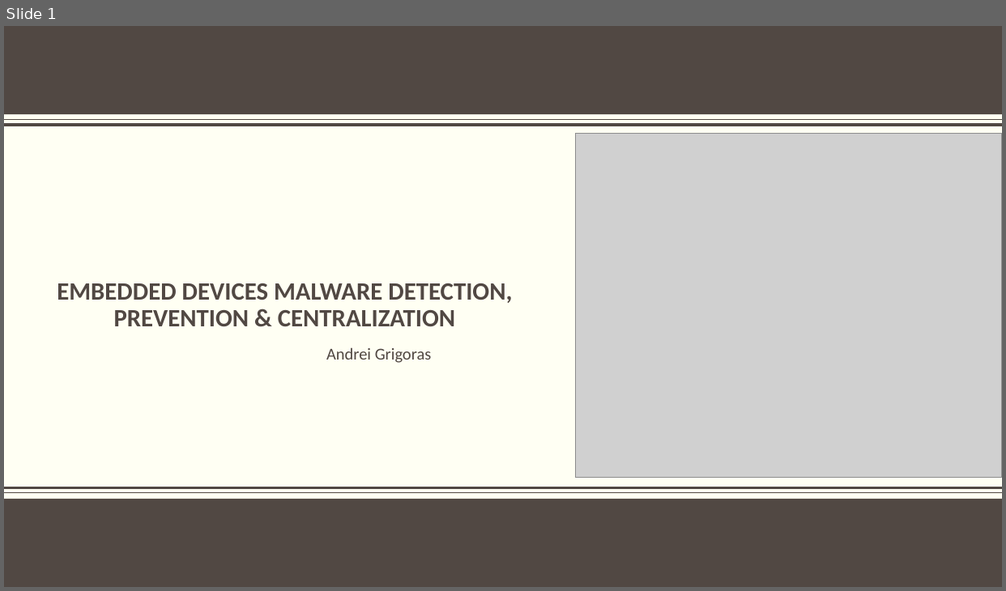
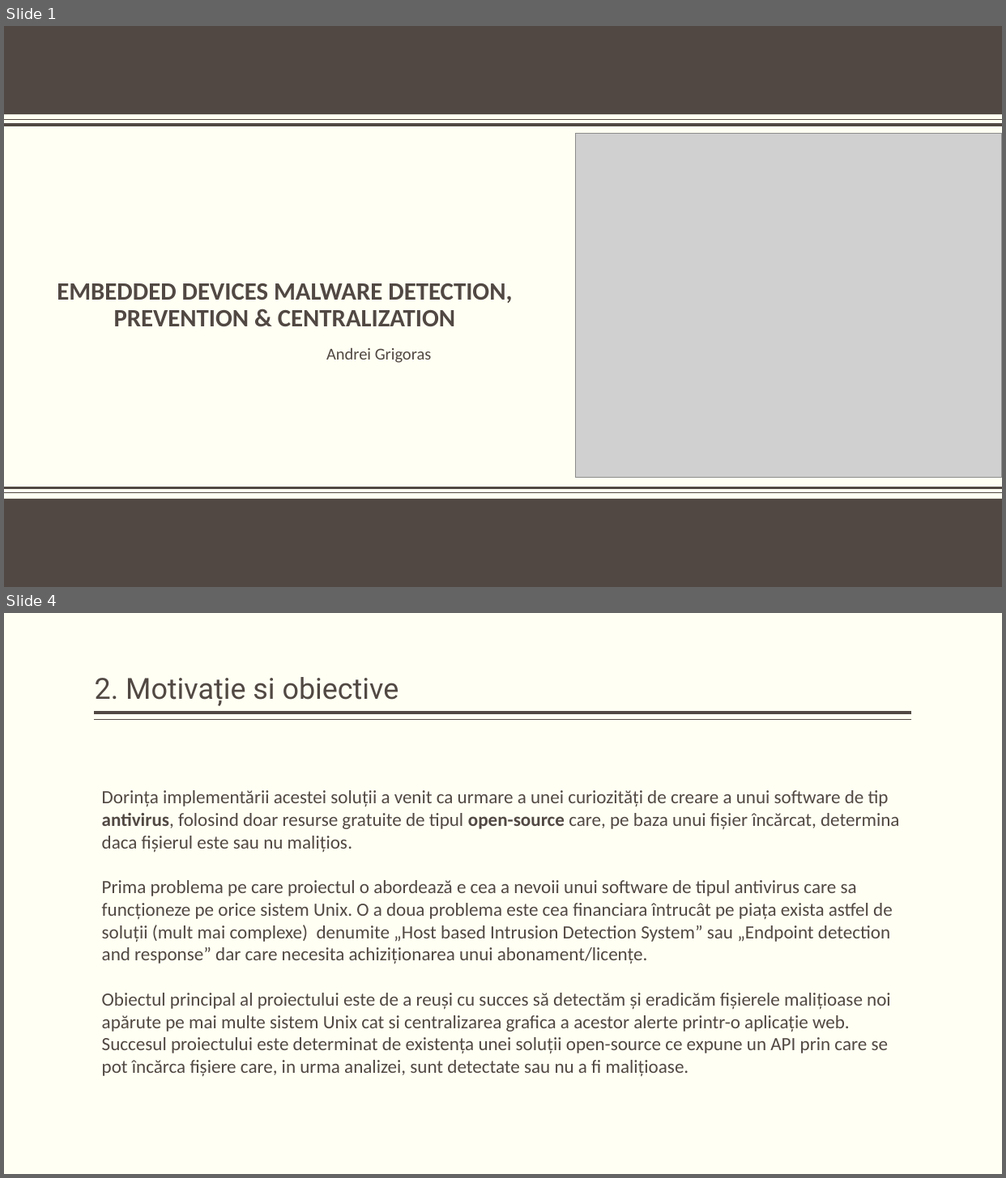
Before and after one commit to KaynRO/Proiect-Licenta, a slide deck: Embedded Devices Malware Detection, Prevention & Centralization.pptx. Shown one above the other, each under a label of ours: slide 1 before the commit, slides 1 and 4 after it; the slides between them are not shown. The pictures are 1006x591 and 1006x1178 pixels, drawn with LibreOffice and Linux fonts; fonts in the diff are those of the drawing; grey boxes stand for pictures; background and template pictures are left out. Boxes give left, top, right and bottom in pixels: in the first picture for what was removed or moved away, otherwise in the second. Text is boxed around its words. In the diff, an @@ line names an element or a change of style, - is before the commit and + after.

```diff
--- a/Embedded Devices Malware Detection, Prevention & Centralization.pptx
+++ b/Embedded Devices Malware Detection, Prevention & Centralization.pptx
@@ slide 4 added at [4, 613, 1002, 1174], background #FFFFF3 @@
@@ title added at [95, 677, 399, 706], 28 pt, text #514843 @@
+2. Motivație si obiective
@@ line added from (912, 713) to (95, 713), #514843 3 pt @@
@@ line added from (912, 720) to (95, 720), #514843 1 pt @@
@@ text added at [102, 790, 899, 1076], 18 pt, text #514843 @@
+Dorința implementării acestei soluții a venit ca urmare a unei curiozități de creare a unui software de tip antivirus, folosind doar resurse gratuite de tipul open-source care, pe baza unui fișier încărcat, determina daca fișierul este sau nu malițios.
+Prima problema pe care proiectul o abordează e cea a nevoii unui software de tipul antivirus care sa funcționeze pe orice sistem Unix. O a doua problema este cea financiara întrucât pe piața exista astfel de soluții (mult mai complexe) denumite „Host based Intrusion Detection System” sau „Endpoint detection and response” dar care necesita achiziționarea unui abonament/licențe.
+Obiectul principal al proiectului este de a reuși cu succes să detectăm și eradicăm fișierele malițioase noi apărute pe mai multe sistem Unix cat si centralizarea grafica a acestor alerte printr-o aplicație web. Succesul proiectului este determinat de existența unei soluții open-source ce expune un API prin care se pot încărca fișiere care, in urma analizei, sunt detectate sau nu a fi malițioase.
```
Also in this commit, not shown: 2 slides changed, 5 other slides added, 9 slides removed, 1 other file.
